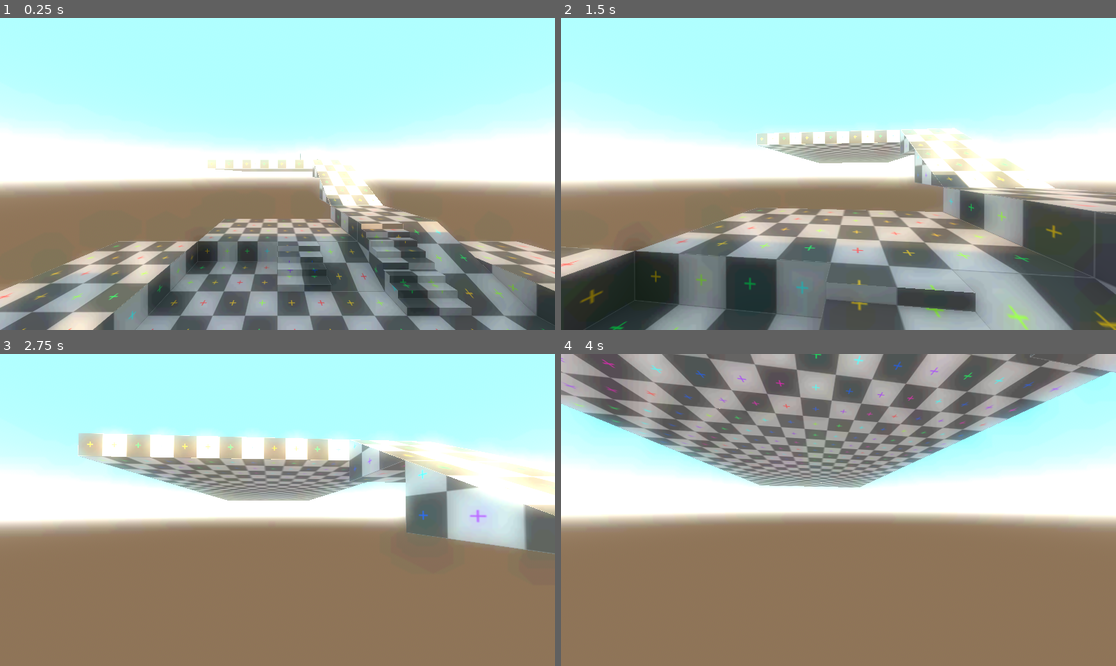
Above: before the commit, frames 1-4 (two rows, left to right).
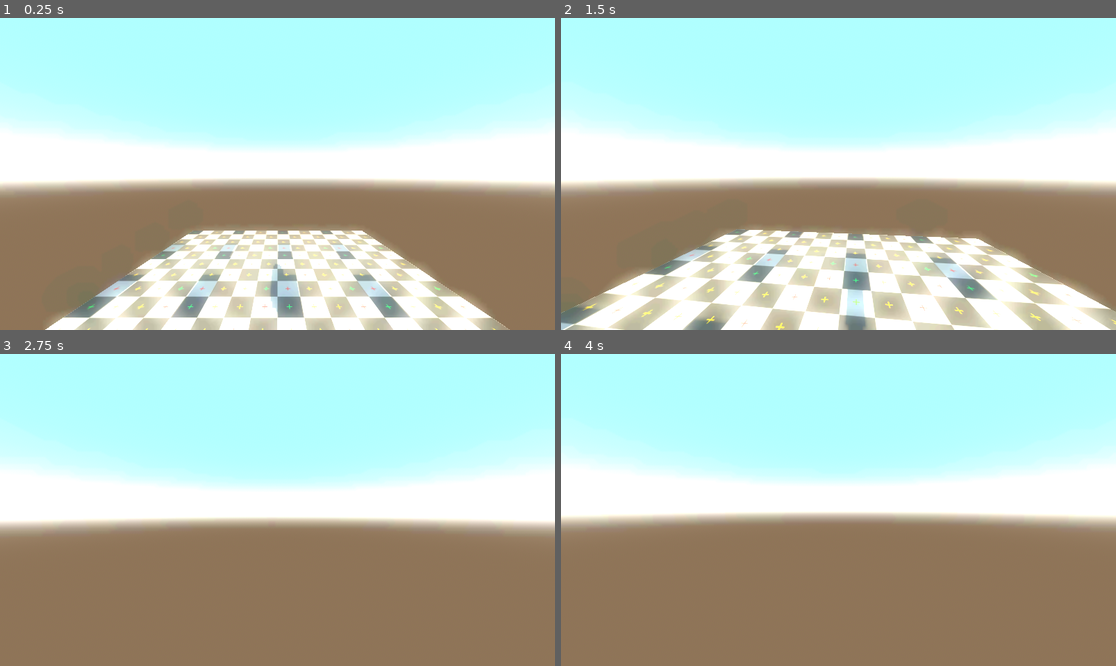
Above: after the commit, the same moments.

Repository: RiciTrix/LoreCraft
Game: Godot game, scene res://Scenes/3D_Playspace.tscn
Same seed, same stepped clock (60 frames per second), same inputs: the game is played once before the commit and once after it. The project has no main scene, so this scene is started directly.
Inputs (mouse positions are in pixels of both pictures, inside the frame that each line leads up to):
- Up to frame 1 (0.25 s): no input
- Up to frame 2 (1.5 s): tap Enter (ui_accept) at 0.5, 0.77, 1.07 s; move the mouse to (866, 174) at 0.52 s; hold Shift (sprint) 0.53-1.28 s; hold W (forward) from 0.53 s (still down); tap C (crouch) at 0.6 s; move the mouse to (810, 174) at 1.27 s; tap Shift (sprint) at 1.35 s
- Up to frame 3 (2.75 s): keep holding W (forward); tap Enter (ui_accept) at 1.52, 1.55, 1.82 s; move the mouse to (288, 503) at 2.02 s; hold Enter (ui_accept) from 2.03 s (still down); tap C (crouch) at 2.3 s
- Up to frame 4 (4 s): keep holding W (forward); move the mouse to (832, 516) at 2.77 s; release Enter (ui_accept) at 2.78 s; tap C (crouch) at 2.85 s; tap Enter (ui_accept) at 3.02, 3.32, 3.77, 3.8 s; tap Shift (sprint) at 3.05 s; move the mouse to (877, 513) at 3.52 s; hold Shift (sprint) from 3.53 s (still down)

The runs differ from the first frame. In frame 1, 30% of the frame differs, in the area x 0-100%, y 43-100%; in frame 2, 40%, in the area x 0-100%, y 34-100%; in frame 3, 17%; in frame 4, 29%.

Commit message:
Added new movement script

Diff:
--- a/Scenes/3D_Playspace.tscn
+++ b/Scenes/3D_Playspace.tscn
@@ -33,6 +33,9 @@
 pivotPoint = NodePath("..")
 sensitivity = 0.1
 
+[node name="AudioListener3D" type="AudioListener3D" parent="CameraMain/CameraPivot/Camera3D"]
+current = true
+
 [node name="Enviroment" type="Node3D" parent="."]
 
 [node name="Modular Floor2" parent="Enviroment" instance=ExtResource("3_4dq5a")]
@@ -237,6 +240,30 @@
 
 [node name="Test Cube 1x10" parent="Enviroment" instance=ExtResource("8_2arvc")]
 transform = Transform3D(1, 0, 0, 0, 1, 0, 0, 0, 1, 9, 2, 0)
+
+[node name="Test Cube 1x17" parent="Enviroment" instance=ExtResource("8_2arvc")]
+transform = Transform3D(1, 0, 0, 0, 1, 0, 0, 0, 1, 7, 0, 3)
+
+[node name="Test Cube 1x18" parent="Enviroment" instance=ExtResource("8_2arvc")]
+transform = Transform3D(1, 0, 0, 0, 1, 0, 0, 0, 1, 6, 0, 3)
+
+[node name="Test Cube 1x19" parent="Enviroment" instance=ExtResource("8_2arvc")]
+transform = Transform3D(1, 0, 0, 0, 1, 0, 0, 0, 1, 5, 0, 3)
+
+[node name="Test Cube 1x20" parent="Enviroment" instance=ExtResource("8_2arvc")]
+transform = Transform3D(1, 0, 0, 0, 1, 0, 0, 0, 1, 4, 0, 3)
+
+[node name="Test Cube 1x21" parent="Enviroment" instance=ExtResource("8_2arvc")]
+transform = Transform3D(1, 0, 0, 0, 1, 0, 0, 0, 1, 3, 0, 3)
+
+[node name="Test Cube 1x22" parent="Enviroment" instance=ExtResource("8_2arvc")]
+transform = Transform3D(1, 0, 0, 0, 1, 0, 0, 0, 1, 2, 0, 3)
+
+[node name="Test Cube 1x23" parent="Enviroment" instance=ExtResource("8_2arvc")]
+transform = Transform3D(1, 0, 0, 0, 1, 0, 0, 0, 1, 1, 0, 3)
+
+[node name="Test Cube 1x24" parent="Enviroment" instance=ExtResource("8_2arvc")]
+transform = Transform3D(1, 0, 0, 0, 1, 0, 0, 0, 1, 0, 0, 3)
 
 [node name="Test Cube 1x11" parent="Enviroment" instance=ExtResource("8_2arvc")]
 transform = Transform3D(-4.37114e-08, 0, -1, 0, 1, 0, 1, 0, -4.37114e-08, 5.0029, 6, -27.9758)
@@ -316,13 +343,6 @@
 light_bake_mode = 1
 shadow_enabled = true
 
-[node name="Player" parent="." node_paths=PackedStringArray("cam") instance=ExtResource("2_yd8mt")]
-transform = Transform3D(1, 0, 0, 0, 1, 0, 0, 0, 1, 0, 3, 0)
-walkSpeed = 4.0
-sprintSpeed = 6.0
-acceleration = 10.0
-cam = NodePath("../CameraMain/CameraPivot/Camera3D")
-
 [node name="WorldEnvironment" type="WorldEnvironment" parent="."]
 environment = ExtResource("3_hkgyb")
 
@@ -330,3 +350,6 @@
 quality = 2
 bounces = 10
 light_data = ExtResource("4_hcsaa")
+
+[node name="Player" parent="." instance=ExtResource("2_yd8mt")]
+transform = Transform3D(1, 0, 0, 0, 1, 0, 0, 0, 1, 0, 10, -27)
--- a/Scenes/Character.tscn
+++ b/Scenes/Character.tscn
@@ -1,6 +1,10 @@
-[gd_scene load_steps=5 format=3 uid="uid://cs2f1ul5jrvi0"]
+[gd_scene load_steps=9 format=3 uid="uid://cs2f1ul5jrvi0"]
 
-[ext_resource type="Script" path="res://Scenes/characterController.gd" id="1_fips4"]
+[ext_resource type="Script" path="res://Scenes/state_machine_character_controller.gd" id="1_f0lyk"]
+[ext_resource type="Script" path="res://Scenes/state_machine.gd" id="2_4sxpg"]
+[ext_resource type="Script" path="res://Scenes/player_idle.gd" id="3_37y13"]
+[ext_resource type="Script" path="res://Scenes/player_walking.gd" id="3_67bb3"]
+[ext_resource type="Script" path="res://Scenes/player_jumping.gd" id="4_pbxs3"]
 
 [sub_resource type="CapsuleShape3D" id="CapsuleShape3D_vjeup"]
 radius = 0.3
@@ -13,10 +17,8 @@
 radius = 0.3
 height = 1.8
 
-[node name="Player" type="CharacterBody3D" node_paths=PackedStringArray("main_collider", "crouch_collider")]
-script = ExtResource("1_fips4")
-main_collider = NodePath("CollisionShape3D")
-crouch_collider = NodePath("CrouchShape")
+[node name="Player" type="CharacterBody3D"]
+script = ExtResource("1_f0lyk")
 
 [node name="CameraFollow" type="Node3D" parent="."]
 transform = Transform3D(1, 0, 0, 0, 1, 0, 0, 0, 1, 0, 1.63582, 0)
@@ -36,3 +38,20 @@
 [node name="MeshInstance3D" type="MeshInstance3D" parent="."]
 transform = Transform3D(1, 0, 0, 0, 1, 0, 0, 0, 1, 0, 1, 0)
 mesh = SubResource("CapsuleMesh_1c1m2")
+
+[node name="StateMachine" type="Node" parent="." node_paths=PackedStringArray("initial_state")]
+script = ExtResource("2_4sxpg")
+initial_state = NodePath("Idle")
+
+[node name="Walking" type="Node" parent="StateMachine"]
+script = ExtResource("3_67bb3")
+speed = 4.0
+
+[node name="Idle" type="Node" parent="StateMachine"]
+script = ExtResource("3_37y13")
+
+[node name="Jumping" type="Node" parent="StateMachine"]
+script = ExtResource("4_pbxs3")
+jump_velocity = 4.5
+air_speed = 10.0
+air_acceleration = 1.0
--- a/Scenes/characterController.gd
+++ b/Scenes/characterController.gd
@@ -26,7 +26,7 @@
 	if resetVelocity:
 		velocity.x = move_toward(velocity.x, 0, acceleration)
 		velocity.z = move_toward(velocity.z, 0, acceleration)
-	await get_tree().create_timer(0.5, true, true, false).timeout
+	await get_tree().create_timer(0.1, true, true, false).timeout
 	exitingSlide = false
 
 func _physics_process(delta):
--- /dev/null
+++ b/Scenes/characterController_V2.gd
@@ -0,0 +1,45 @@
+extends CharacterBody3D
+class_name player_controller
+@export_group("Speed")
+@export var walk_speed: float
+@export var sprint_speed: float
+@export var acceleration: float
+
+@export_group("Collision")
+@export var crouch_collider: CollisionShape3D
+@export var standing_collider: CollisionShape3D
+
+@export_group("Camera")
+@export var cam: PlayerCamera
+@export var standing_followPos: Node3D
+@export var crouch_followPos: Node3D
+
+enum player_states{
+	walking,
+	sprinting,
+	sliding,
+	crouching
+}
+
+@onready var currentState: player_states = player_states.walking
+
+func _physics_process(delta):
+
+	var input_vector = Input.get_vector("left", "right", "forward", "down")
+	var direction = (transform.basis * Vector3(input_vector.x, 0, input_vector.y)).normalized()
+
+
+
+	match currentState:
+		player_states.walking:
+			pass
+		player_states.sprinting:
+			pass
+		player_states.sliding:
+			pass
+		player_states.crouching:
+			pass
+
+
+func change_state(state: player_states):
+	currentState = state
--- /dev/null
+++ b/Scenes/player_idle.gd
@@ -0,0 +1,27 @@
+extends State
+class_name player_idle
+
+@onready var body = $"../.."
+@export var slow_speed: float = 10
+
+func enter():
+	pass
+
+func exit():
+	pass
+
+# Called every frame. 'delta' is the elapsed time since the previous frame.
+func Update(delta):
+	pass
+
+func Physics_Update(delta):
+
+	if Input.is_action_pressed("ui_accept"):
+		Transitioned.emit(self, "Jumping")
+
+	if body.is_on_floor():
+		body.velocity.x = move_toward(body.velocity.x, 0, slow_speed * delta)
+		body.velocity.z = move_toward(body.velocity.z, 0, slow_speed * delta)
+
+	if body.input_dir:
+		Transitioned.emit(self, "Walking")
--- /dev/null
+++ b/Scenes/player_jumping.gd
@@ -0,0 +1,32 @@
+extends State
+@export var jump_velocity: float
+@export var air_speed: float
+@export var air_acceleration: float
+
+@onready var body = $"../.."
+
+@onready var jumpStarted: bool = false
+
+func enter():
+	jumpStarted = true
+
+func exit():
+	pass
+
+# Called every frame. 'delta' is the elapsed time since the previous frame.
+func Update(delta):
+	pass
+
+func Physics_Update(delta):
+	if jumpStarted:
+		body.velocity.y = jump_velocity
+		jumpStarted = false
+	else:
+		if body.is_on_floor():
+			Transitioned.emit(self, "idle")
+		else:
+			body.velocity += body.direction * air_speed * air_acceleration * delta
+			if body.direction:
+				body.velocity.x = clampf(body.velocity.x, -air_speed * abs(body.direction.x), air_speed * abs(body.direction.x))
+				body.velocity.z = clampf(body.velocity.z, -air_speed * abs(body.direction.z), air_speed * abs(body.direction.z))
+	pass
--- /dev/null
+++ b/Scenes/player_walking.gd
@@ -0,0 +1,28 @@
+extends State
+@export var speed: float = 10
+@export var acceleration: float = 2
+@onready var body = $"../.."
+
+func enter():
+	pass
+
+func exit():
+	pass
+
+# Called every frame. 'delta' is the elapsed time since the previous frame.
+func Update(delta):
+	pass
+
+func Physics_Update(delta):
+
+	body.velocity.x += body.direction.x * speed * acceleration * delta
+	body.velocity.z += body.direction.z * speed * acceleration * delta
+
+	if Input.is_action_pressed("ui_accept"):
+		Transitioned.emit(self, "Jumping")
+
+	if body.direction:
+		body.velocity.x = clampf(body.velocity.x, -speed * abs(body.direction.x), speed * abs(body.direction.x))
+		body.velocity.z = clampf(body.velocity.z, -speed * abs(body.direction.z), speed * abs(body.direction.z))
+	else:
+		Transitioned.emit(self, "Idle")
--- /dev/null
+++ b/Scenes/state.gd
@@ -0,0 +1,17 @@
+extends Node
+class_name State
+
+signal Transitioned
+
+func enter():
+	pass
+
+func exit():
+	pass
+
+# Called every frame. 'delta' is the elapsed time since the previous frame.
+func Update(delta):
+	pass
+
+func Physics_Update(delta):
+	pass
--- /dev/null
+++ b/Scenes/state_machine.gd
@@ -0,0 +1,40 @@
+extends Node
+
+var currentState: State
+var states: Dictionary = {}
+
+@export var initial_state: State
+
+func _ready():
+	for child in get_children():
+		if child is State:
+			states[child.name.to_lower()] = child
+			child.Transitioned.connect(on_child_transitioned)
+
+	if initial_state:
+		initial_state.enter()
+		currentState = initial_state
+
+func _process(delta):
+	if currentState:
+		currentState.Update(delta)
+
+func _physics_process(delta):
+	if currentState:
+		currentState.Physics_Update(delta)
+
+func on_child_transitioned(state, new_state_name):
+	if state != currentState:
+		return
+
+	var new_state: State = states.get(new_state_name.to_lower())
+
+	if !new_state:
+		return
+
+	if currentState:
+		currentState.exit()
+
+	print("Changed to: " + new_state.name)
+	new_state.enter()
+	currentState = new_state
--- /dev/null
+++ b/Scenes/state_machine_character_controller.gd
@@ -0,0 +1,14 @@
+extends CharacterBody3D
+
+var input_dir
+var direction
+
+func _physics_process(delta):
+
+	input_dir = Input.get_vector("left", "right", "forward", "down")
+	direction = (transform.basis * Vector3(input_dir.x, 0, input_dir.y)).normalized()
+
+	if !is_on_floor():
+		velocity += get_gravity() * delta
+
+	move_and_slide()
